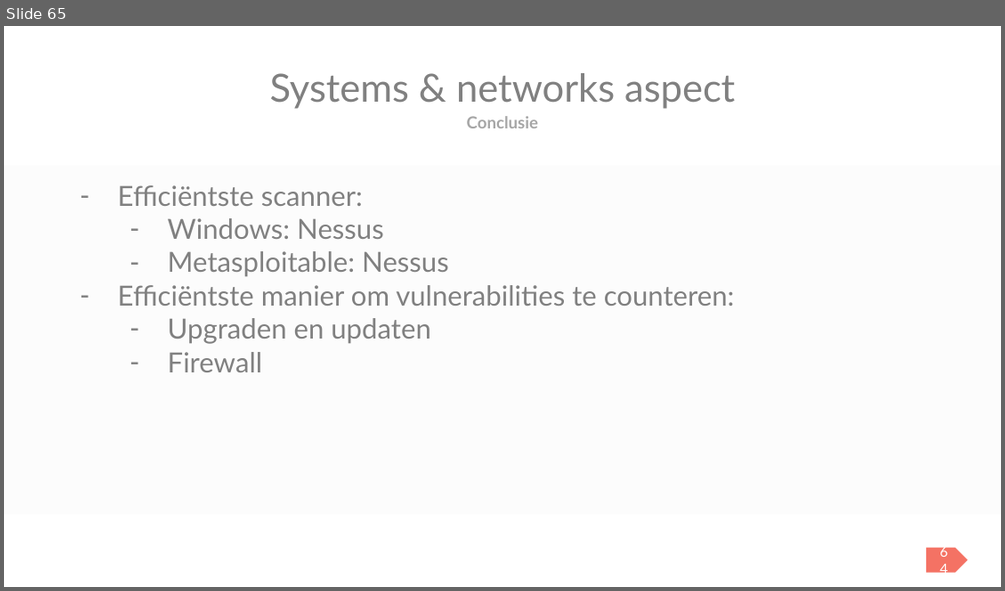
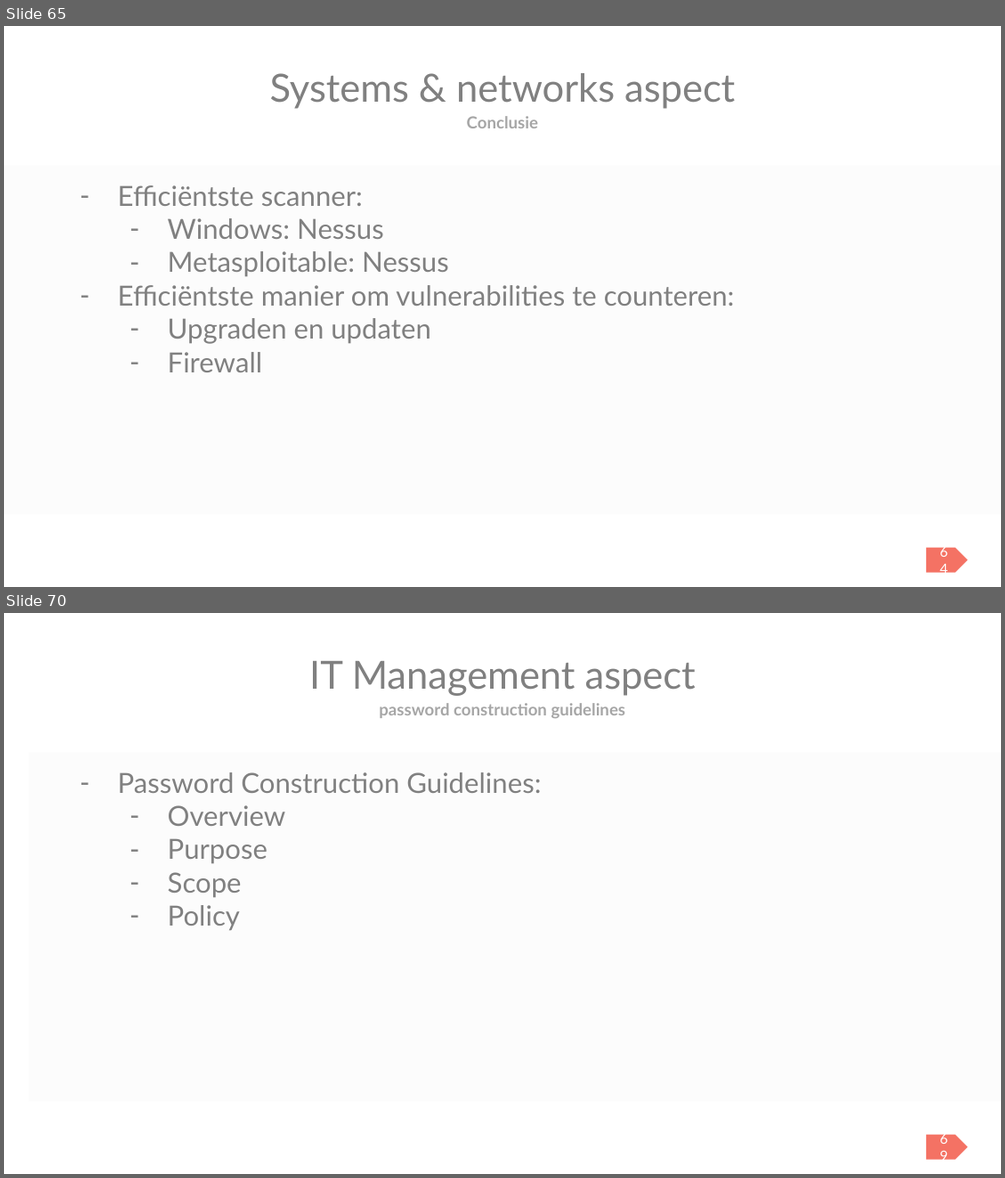
Before and after one commit to BasicSecurityBDSM/project, a slide deck: Basic_Security_PPT.pptx. Shown one above the other, each under a label of ours: slide 65 before the commit, slides 65 and 70 after it; the slides between them are not shown. The pictures are 1005x591 and 1005x1178 pixels, drawn with LibreOffice and Linux fonts; fonts in the diff are those of the drawing. Boxes give left, top, right and bottom in pixels: in the first picture for what was removed or moved away, otherwise in the second. Text is boxed around its words. In the diff, an @@ line names an element or a change of style, - is before the commit and + after.

```diff
--- a/Basic_Security_PPT.pptx
+++ b/Basic_Security_PPT.pptx
@@ slide 70 added at box(4, 613, 1001, 1174), background #FFFFFF @@
@@ title added at box(309, 661, 696, 696), 28 pt, text #808080 @@
+IT Management aspect
@@ text added at box(379, 703, 626, 718), 12 pt, text #A6A6A6, bold @@
+password construction guidelines
@@ rectangle added at box(29, 753, 1001, 1102), fill #FCFCFC @@
@@ text added at box(118, 772, 541, 931), 20 pt, text #808080 @@
+  – Password Construction Guidelines:
+    – Overview
+    – Purpose
+    – Scope
+    – Policy
@@ pentagon arrow added at box(926, 1135, 968, 1159), fill #F47264, 10 pt, text #FFFFFF @@
+69
```
Also in this commit, not shown: 1 slide changed, 4 other slides added.
